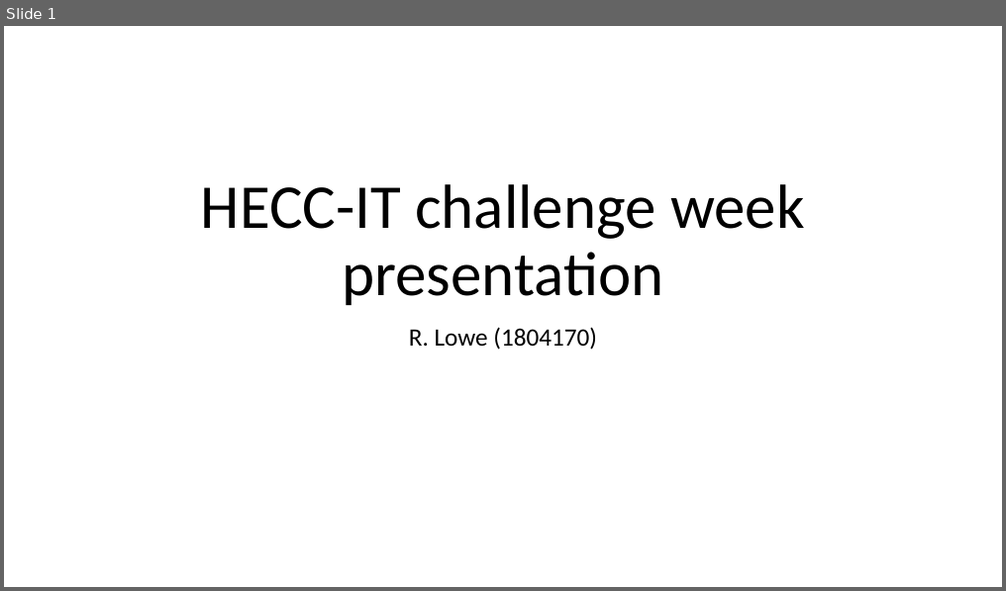
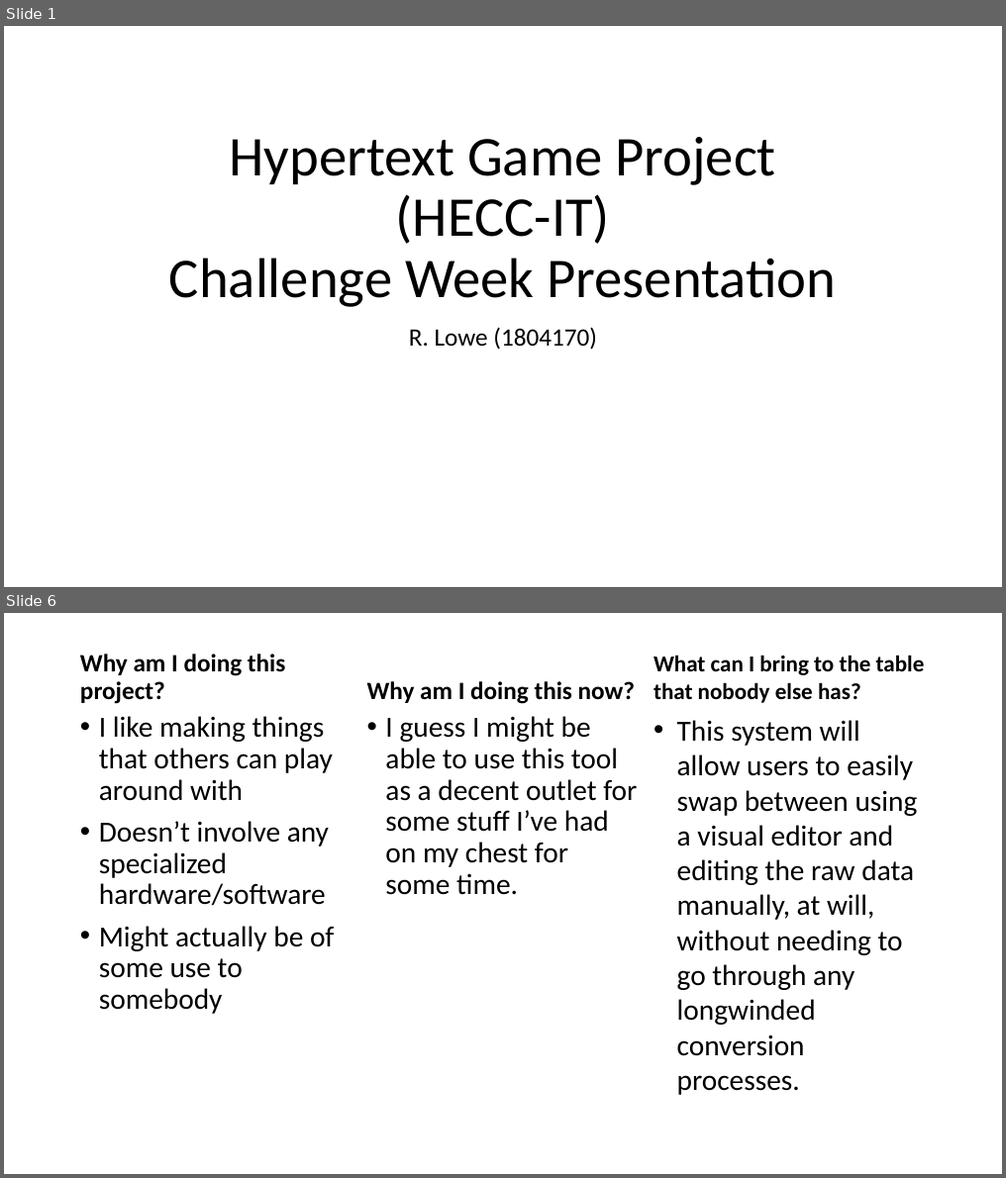
Before and after one commit to 11BelowStudio/HECC-IT, a slide deck: Reports n such/Challenge Week Presentation.pptx. Shown one above the other, each under a label of ours: slide 1 before the commit, slides 1 and 6 after it; the slides between them are not shown. The pictures are 1006x591 and 1006x1178 pixels, drawn with LibreOffice and Linux fonts; fonts in the diff are those of the drawing. Boxes give left, top, right and bottom in pixels: in the first picture for what was removed or moved away, otherwise in the second. Text is boxed around its words. In the diff, an @@ line names an element or a change of style, - is before the commit and + after.

Commit message:
welp, the presentation is done, realized that I probably completely screwed myself over so far whilst doing that as well. few minor changes to a few small things here and there, and also I've managed to produce a working .jar artifact version of HECC-UP, which is a good thing I guess.

```diff
--- a/Reports n such/Challenge Week Presentation.pptx
+++ b/Reports n such/Challenge Week Presentation.pptx
@@ slide 6 added at (4,613,1002,1174), background #FFFFFF @@
@@ text added at (80,654,285,704), 24 pt, text #000000, bold @@
+Why am I doing this project?
@@ text added at (653,655,925,703), 22 pt, text #000000, bold @@
+What can I bring to the table that nobody else has?
@@ text added at (367,681,635,704), 24 pt, text #000000, bold @@
+Why am I doing this now?
@@ text added at (99,716,334,1014), 28 pt, text #000000 @@
+• I like making things that others can play around with
+• Doesn’t involve any specialized hardware/software
+• Might actually be of some use to somebody
@@ text added at (385,716,637,895), 28 pt, text #000000 @@
+• I guess I might be able to use this tool as a decent outlet for some stuff I’ve had on my chest for some time.
@@ text added at (677,720,918,1095), 28 pt, text #000000 @@
+• This system will allow users to easily swap between using a visual editor and editing the raw data manually, at will, without needing to go through any longwinded conversion processes.
@@ slide 1 changed as well @@
@@ title at (169,137,836,307): text changed; size 60 to 54 pt @@
-HECC-IT challenge week presentation
+Hypertext Game Project
+(HECC-IT)
+Challenge Week Presentation
```
Also in this commit, not shown: 1 other slide changed, 10 other slides added, 21 other files.
